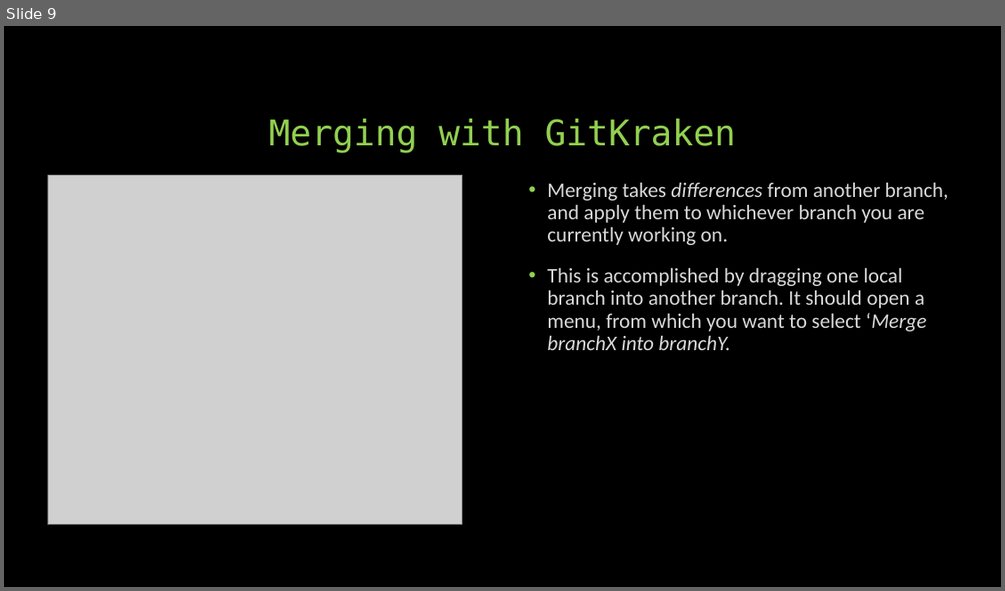
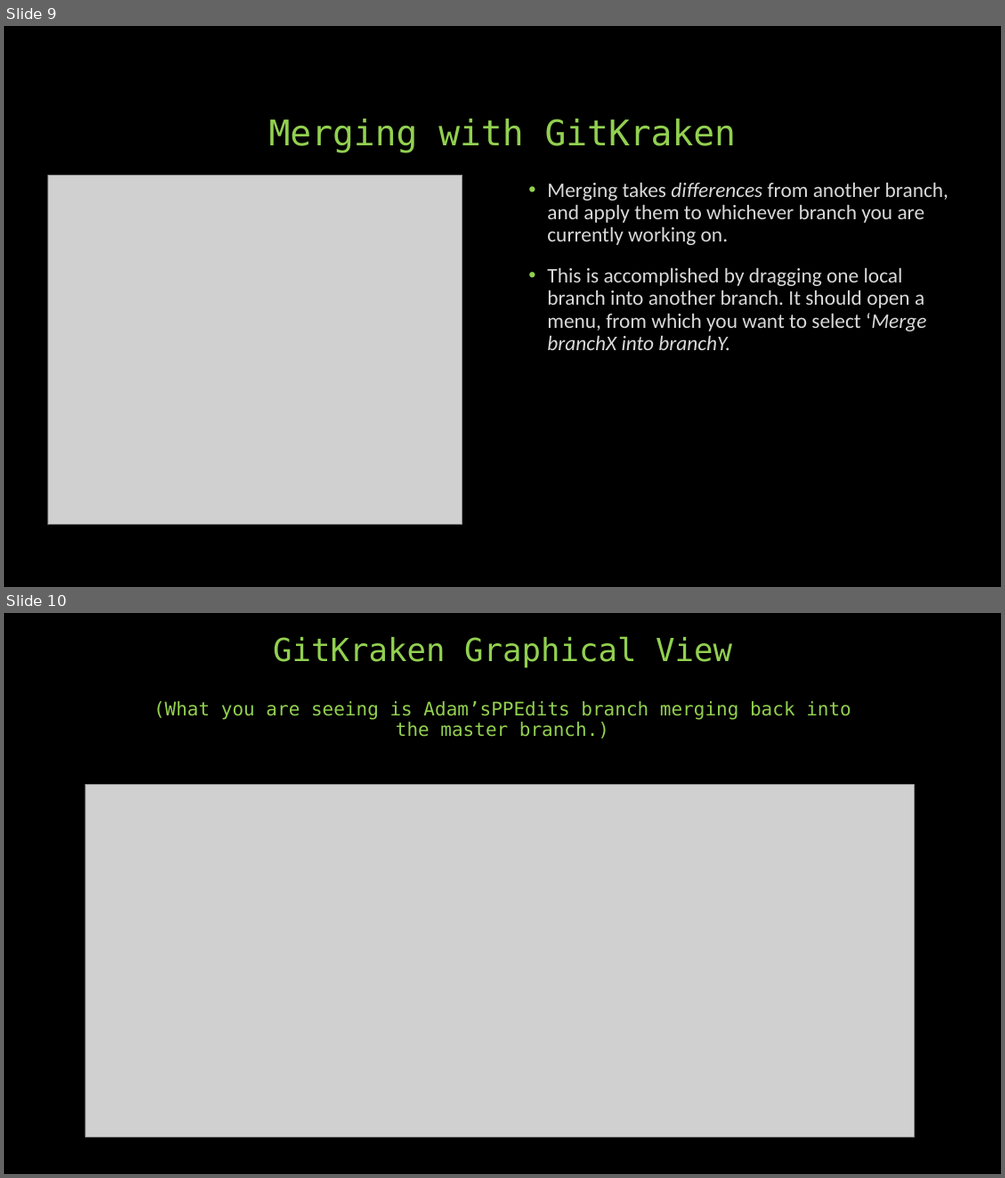
Before and after one commit to KalinBowden/BeDapperDesigns, a slide deck: GIT HUB Branching & Merging.pptx. Shown one above the other, each under a label of ours: slide 9 before the commit, slides 9 and 10 after it. The pictures are 1005x591 and 1005x1178 pixels, drawn with LibreOffice and Linux fonts; fonts in the diff are those of the drawing; grey boxes stand for pictures. Boxes give left, top, right and bottom in pixels: in the first picture for what was removed or moved away, otherwise in the second. Text is boxed around its words. In the diff, an @@ line names an element or a change of style, - is before the commit and + after.

Commit message:
Final edits to PP For GitKraken Material

```diff
--- a/GIT HUB Branching & Merging.pptx
+++ b/GIT HUB Branching & Merging.pptx
@@ slide 10 added at bbox=[4, 613, 1001, 1174], background #000000 @@
@@ title added at bbox=[154, 636, 851, 738], 18 pt, text #92D050 @@
+GitKraken Graphical View
+(What you are seeing is Adam’sPPEdits branch merging back into the master branch.)
@@ picture added at bbox=[85, 784, 914, 1136] @@
```
Also in this commit, not shown: 1 other slide added.
